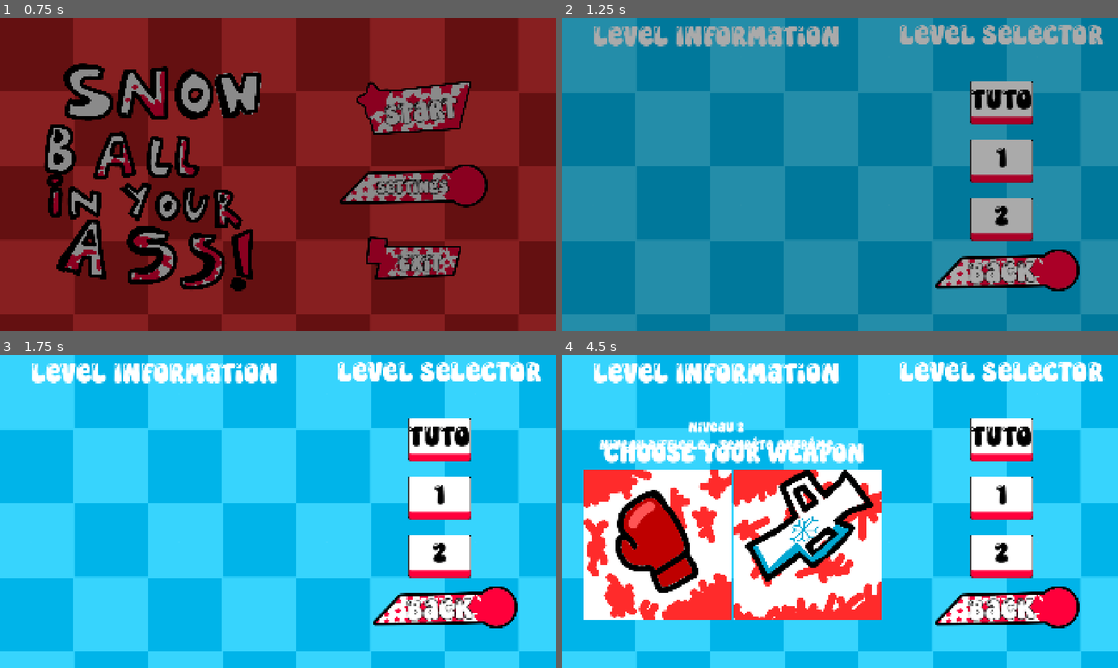
Above: before the commit, frames 1-4 (two rows, left to right).
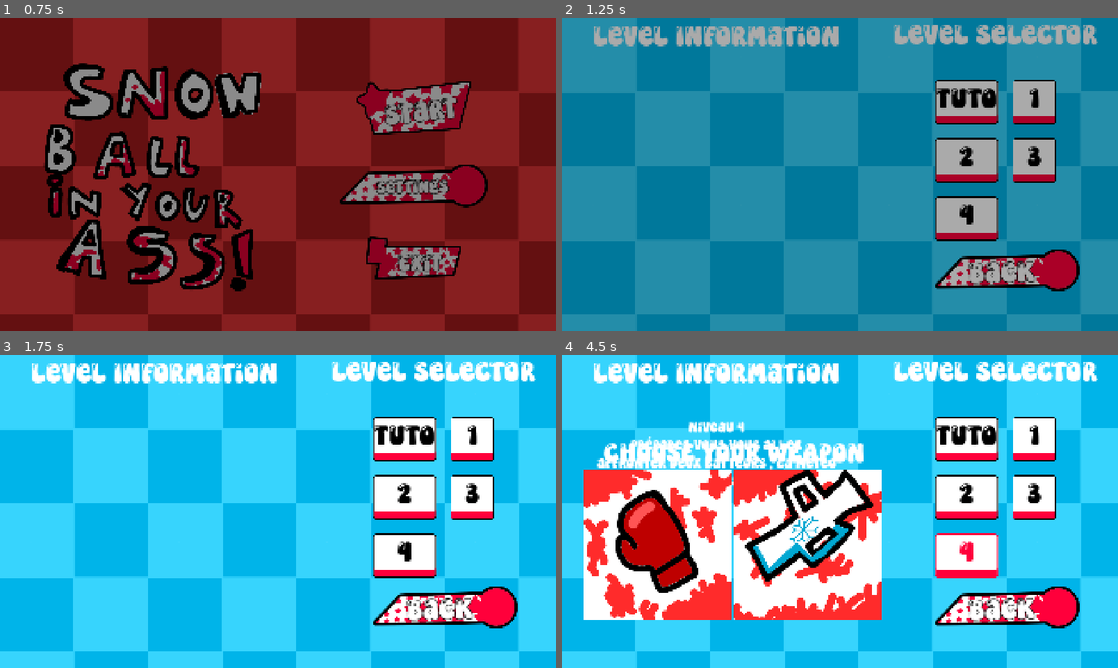
Above: after the commit, the same moments.

Repository: GuiDev-bit/Winter-Game-Jam
Game: Godot game, scene res://scenes/ui/main_menu.tscn
Same seed, same stepped clock (60 frames per second), same inputs: the game is played once before the commit and once after it.
Inputs (mouse positions are in pixels of both pictures, inside the frame that each line leads up to):
- Up to frame 1 (0.75 s): click "Start" at 0.5 s
- Up to frame 2 (1.25 s): no input
- Up to frame 3 (1.75 s): click "TUTO" at 1.25 s
- Up to frame 4 (4.5 s): click "1" at 2 s; click "2" at 2.75 s; click (1034, 498) at 3.5 s, where only the run after the commit has a clickable "3"; click (967, 555) at 4.25 s, where only the run after the commit has a clickable "4"

Frame 1 is identical in both runs. In frame 2, 8.1% of the frame differs, in the area x 59-98%, y 2-72%; in frame 3, 8.2%; in frame 4, 9.9%, in the area x 6-98%, y 2-72%.

Commit message:
final game

Diff:
--- a/scenes/ui/level_selector.tscn
+++ b/scenes/ui/level_selector.tscn
@@ -36,9 +36,10 @@
 
 [node name="Level Selector" type="VBoxContainer" parent="PanelContainer/Control" unique_id=348457532]
 layout_mode = 0
-offset_left = 1166.0
-offset_right = 1870.0
-offset_bottom = 770.0
+offset_left = 1145.0
+offset_top = -2.0
+offset_right = 1849.0
+offset_bottom = 768.0
 size_flags_horizontal = 8
 size_flags_vertical = 0
 theme_override_constants/separation = 100
@@ -56,6 +57,7 @@
 size_flags_vertical = 4
 theme_override_constants/h_separation = 50
 theme_override_constants/v_separation = 50
+columns = 2
 
 [node name="Button3" type="Button" parent="PanelContainer/Control/Level Selector/GridContainer" unique_id=493085090]
 layout_mode = 2
@@ -74,6 +76,19 @@
 layout_mode = 2
 theme_override_font_sizes/font_size = 100
 text = "2"
+
+[node name="Button4" type="Button" parent="PanelContainer/Control/Level Selector/GridContainer" unique_id=1446644163]
+layout_mode = 2
+theme = ExtResource("1_lhagn")
+theme_override_font_sizes/font_size = 100
+text = "3"
+
+[node name="Button5" type="Button" parent="PanelContainer/Control/Level Selector/GridContainer" unique_id=785667873]
+layout_mode = 2
+theme = ExtResource("1_lhagn")
+theme_override_font_sizes/font_size = 100
+text = "4
+"
 
 [node name="Back" type="TextureButton" parent="PanelContainer/Control" unique_id=843049220]
 custom_minimum_size = Vector2(500, 200)
@@ -180,8 +195,11 @@
 horizontal_alignment = 1
 vertical_alignment = 1
 
+[connection signal="pressed" from="PanelContainer/Control/Level Selector/GridContainer/Button3" to="." method="_on_button_3_pressed"]
 [connection signal="pressed" from="PanelContainer/Control/Level Selector/GridContainer/Button" to="." method="_on_button_pressed"]
 [connection signal="pressed" from="PanelContainer/Control/Level Selector/GridContainer/Button2" to="." method="_on_button_2_pressed"]
+[connection signal="pressed" from="PanelContainer/Control/Level Selector/GridContainer/Button4" to="." method="_on_button_4_pressed"]
+[connection signal="pressed" from="PanelContainer/Control/Level Selector/GridContainer/Button5" to="." method="_on_button_5_pressed"]
 [connection signal="pressed" from="PanelContainer/Control/Back" to="." method="_on_back_pressed"]
 [connection signal="pressed" from="PanelContainer/Control/WeaponChoice/BtnGloves" to="." method="_on_btn_gloves_pressed"]
 [connection signal="pressed" from="PanelContainer/Control/WeaponChoice/BtnCanon" to="." method="_on_btn_canon_pressed"]
--- a/script/Ressources/level1.tres
+++ b/script/Ressources/level1.tres
@@ -7,5 +7,4 @@
 script = ExtResource("1_i3xlq")
 level_description = "Niveau débutant - Pas de tempête"
 map_scene = ExtResource("1_po2n0")
-batteur_count = 0
 metadata/_custom_type_script = "uid://dftm4j2bj838b"
--- a/script/Ressources/level2.tres
+++ b/script/Ressources/level2.tres
@@ -6,10 +6,8 @@
 [resource]
 script = ExtResource("1_201j5")
 level_name = "Niveau 2"
-level_description = "Niveau difficile - Tempête extrême"
+level_description = "un peu plus d'ennemis, pas de tempête"
 map_scene = ExtResource("1_57l3u")
-max_storm_level = 2
-batteur_count = 3
-boxeur_count = 2
-canon_count = 2
+max_storm_level = 0
+boxeur_count = 1
 metadata/_custom_type_script = "uid://dftm4j2bj838b"
--- a/script/Ressources/level3.tres
+++ b/script/Ressources/level3.tres
@@ -1,12 +1,12 @@
-[gd_resource type="Resource" script_class="LevelData" format=3 uid="uid://da26vkegiq1lv"]
+[gd_resource type="Resource" script_class="LevelData" format=3 uid="uid://dvt1isfmjuml3"]
 
 [ext_resource type="PackedScene" uid="uid://dhxrob07wfllc" path="res://scenes/arena/arena.tscn" id="1_bfscn"]
 [ext_resource type="Script" uid="uid://dftm4j2bj838b" path="res://script/Ressources/Leveldata.gd" id="1_kct0q"]
 
 [resource]
 script = ExtResource("1_kct0q")
-level_name = "Un 2 v 1 !"
+level_name = "Niveau 3"
 level_description = "On dirait qu'un ennemi plus combatif c'est joint a vous."
 map_scene = ExtResource("1_bfscn")
-boxeur_count = 1
+canon_count = 1
 metadata/_custom_type_script = "uid://dftm4j2bj838b"
--- a/script/Ressources/level_4.tres
+++ b/script/Ressources/level_4.tres
@@ -1,10 +1,14 @@
-[gd_resource type="Resource" script_class="LevelData" format=3 uid="uid://2dtqe4a6npnp"]
+[gd_resource type="Resource" script_class="LevelData" format=3 uid="uid://j1fnd74eit0x"]
 
+[ext_resource type="PackedScene" uid="uid://dhxrob07wfllc" path="res://scenes/arena/arena.tscn" id="1_cjjcq"]
 [ext_resource type="Script" uid="uid://dftm4j2bj838b" path="res://script/Ressources/Leveldata.gd" id="1_wba5t"]
 
 [resource]
 script = ExtResource("1_wba5t")
-level_name = "Confrontation"
-level_description = "Préparé vous vous allez affronté deux batteurs , la météo anonce mauvais temps."
+level_name = "Niveau 4"
+level_description = "Préparez vous vous allez affronter deux batteurs , la météo annonce mauvais temps."
+map_scene = ExtResource("1_cjjcq")
 max_storm_level = 2
+boxeur_count = 1
+canon_count = 1
 metadata/_custom_type_script = "uid://dftm4j2bj838b"
--- a/script/background/background_2.gd
+++ b/script/background/background_2.gd
@@ -7,7 +7,7 @@
 
 
 # Called every frame. 'delta' is the elapsed time since the previous frame.
-func _process(delta: float) -> void:
+func _process(_delta: float) -> void:
 	if Stormmanager.current_state == Stormmanager.StormState.SUN :
 		visible = false
 	else :
--- a/script/enemy/enemy.gd
+++ b/script/enemy/enemy.gd
@@ -234,6 +234,7 @@
 
 
 func _on_get_hit(data: AttackData) -> void:
+	AudioManager.play_enemy_hit()
 	flash_red()
 	ParticleManager.enemy_hit(global_position)
 	movcomp.apply_knockback(data.direction, data.force)
--- a/script/manager/audio_manager.gd
+++ b/script/manager/audio_manager.gd
@@ -2,6 +2,10 @@
 
 var music_player : AudioStreamPlayer
 var sfx_player : AudioStreamPlayer
+var enemy_hit_sfx : AudioStream
+var slide_sfx : AudioStream
+var jump_sfx : AudioStream
+var cannon_sfx : AudioStream
 
 @export var menu_music : AudioStream
 @export var win_music : AudioStream
@@ -16,6 +20,10 @@
 	sfx_player.bus = "SFX"
 	add_child(music_player)
 	add_child(sfx_player)
+	enemy_hit_sfx = load("res://assets/audio/SFX/840218__kreha__hurt-3.wav")
+	slide_sfx = load("res://assets/audio/SFX/articulated_ICE+Skate+scrape+one+leg+drag+04.mp3")
+	jump_sfx = load("res://assets/audio/SFX/386529__glennm__breathing_jumping.wav")
+	cannon_sfx = load("res://assets/audio/SFX/crazy-diamond-punch (1).mp3")
 
 	var volumes = SaveManager.load_volume()
 	set_music_volume(volumes["music"])
@@ -38,8 +46,15 @@
 func play_sfx(stream: AudioStream) -> void:
 	if stream == null:
 		return
-	sfx_player.stream = stream
-	sfx_player.play()
+
+	var player = AudioStreamPlayer.new()
+	player.bus = "SFX"
+	player.stream = stream
+
+	add_child(player)
+	player.play()
+
+	player.finished.connect(player.queue_free)
 
 func play_menu_music() -> void:
 	play_music(menu_music)
@@ -74,3 +89,15 @@
 	return db_to_linear(AudioServer.get_bus_volume_db(
 		AudioServer.get_bus_index("SFX")
 	))
+
+func play_enemy_hit():
+	play_sfx(enemy_hit_sfx)
+
+func play_slide():
+	play_sfx(slide_sfx)
+
+func play_jump():
+	play_sfx(jump_sfx)
+
+func play_cannon():
+	play_sfx(cannon_sfx)
--- a/script/player/player.gd
+++ b/script/player/player.gd
@@ -128,6 +128,7 @@
 			pass
 		STATE.JUMP :
 			move_component.jump()
+			AudioManager.play_jump()
 			anim.play("Entity/scretch")
 			ParticleManager.jump_puff(global_position + Vector2(0, 30))
 			if input_component.x_input != 0:
@@ -298,6 +299,7 @@
 
 func _attack_with_canon():
 	if current_munition > 0 :
+		AudioManager.play_cannon()
 		var snow : Snow = snow_ball_scene.instantiate()
 		get_tree().current_scene.add_child(snow)
 		snow.global_position = global_position
--- a/script/ui/level_selector.gd
+++ b/script/ui/level_selector.gd
@@ -9,6 +9,8 @@
 @onready var btn_tuto : Button = $"PanelContainer/Control/Level Selector/GridContainer/Button3"
 @onready var btn_level1 : Button = $"PanelContainer/Control/Level Selector/GridContainer/Button"
 @onready var btn_level2 : Button = $"PanelContainer/Control/Level Selector/GridContainer/Button2"
+@onready var btn_level3 : Button = $"PanelContainer/Control/Level Selector/GridContainer/Button4"
+@onready var btn_level4 : Button = $"PanelContainer/Control/Level Selector/GridContainer/Button5"
 
 var selected_level_data : LevelData = null
 var selected_weapon : String = ""
@@ -20,25 +22,33 @@
 	btn_go.mouse_filter = Control.MOUSE_FILTER_IGNORE
 	btn_gloves.mouse_filter = Control.MOUSE_FILTER_IGNORE
 	btn_canon.mouse_filter = Control.MOUSE_FILTER_IGNORE
-
-	# Hover sur les boutons
 	btn_level1.mouse_entered.connect(_on_level1_hover)
 	btn_level2.mouse_entered.connect(_on_level2_hover)
+	btn_level3.mouse_entered.connect(_on_level3_hover)
+	btn_level4.mouse_entered.connect(_on_level4_hover)
 	btn_tuto.mouse_entered.connect(_on_tuto_hover)
 
 func _on_level1_hover() -> void:
-	var level_data = load("res://script/Ressources/level1.tres")
-	description_label.text = level_data.level_name + "\n" + level_data.level_description
+	var d = load("res://script/Ressources/level1.tres")
+	description_label.text = d.level_name + "\n" + d.level_description
 
 func _on_level2_hover() -> void:
-	var level_data = load("res://script/Ressources/level2.tres")
-	description_label.text = level_data.level_name + "\n" + level_data.level_description
+	var d = load("res://script/Ressources/level2.tres")
+	description_label.text = d.level_name + "\n" + d.level_description
+
+func _on_level3_hover() -> void:
+	var d = load("res://script/Ressources/level3.tres")
+	description_label.text = d.level_name + "\n" + d.level_description
+
+func _on_level4_hover() -> void:
+	var d = load("res://script/Ressources/level_4.tres")
+	description_label.text = d.level_name + "\n" + d.level_description
 
 func _on_tuto_hover() -> void:
 	description_label.text = "Tutoriel\nApprends les bases du jeu !"
 
-func _on_button_pressed() -> void:
-	selected_level_data = load("res://script/Ressources/level1.tres")
+func _select_level(path: String) -> void:
+	selected_level_data = load(path)
 	weapon_choice.visible = true
 	weapon_choice.mouse_filter = Control.MOUSE_FILTER_STOP
 	choose_label.visible = true
@@ -48,20 +58,21 @@
 	btn_canon.mouse_filter = Control.MOUSE_FILTER_STOP
 	selected_weapon = ""
 
+func _on_button_pressed() -> void:
+	_select_level("res://script/Ressources/level1.tres")
+
 func _on_button_2_pressed() -> void:
-	selected_level_data = load("res://script/Ressources/level2.tres")
-	weapon_choice.visible = true
-	weapon_choice.mouse_filter = Control.MOUSE_FILTER_STOP
-	choose_label.visible = true
-	btn_go.visible = false
-	btn_go.mouse_filter = Control.MOUSE_FILTER_IGNORE
-	btn_gloves.mouse_filter = Control.MOUSE_FILTER_STOP
-	btn_canon.mouse_filter = Control.MOUSE_FILTER_STOP
-	selected_weapon = ""
+	_select_level("res://script/Ressources/level2.tres")
+
+func _on_button_4_pressed() -> void:
+	_select_level("res://script/Ressources/level3.tres")
+
+func _on_button_5_pressed() -> void:
+	_select_level("res://script/Ressources/level_4.tres")
 
 func _on_button_3_pressed() -> void:
 	GameManager.reset()
-	Transition.change_scene("res://scenes/ui/leveltuto.tscn")
+	Transition.change_scene("res://scenes/arena/leveltuto.tscn")
 
 func _on_btn_gloves_pressed() -> void:
 	selected_weapon = "gloves"
Not shown, added: assets/audio/SFX/386529__glennm__breathing_jumping.wav.import
Not shown, added: assets/audio/SFX/840218__kreha__hurt-3.wav.import
Not shown, added: assets/audio/SFX/articulated_ICE+Skate+scrape+one+leg+drag+04.mp3.import
Not shown, added: assets/audio/SFX/crazy-diamond-punch (1).mp3.import
Not shown, added: export_presets.cfg
Not shown: 1 places in scenes/player/player.tscn that only renumber resources
Not shown, added: Build/BaudoGame.console.exe
Not shown, added: Build/BaudoGame.exe
Not shown, added: Build/BaudoGame.pck
Not shown, added: Build/BaudoJam.zip
Not shown, added: assets/audio/SFX/386529__glennm__breathing_jumping.wav
Not shown, added: assets/audio/SFX/840218__kreha__hurt-3.wav
(and 2 more such lines)
